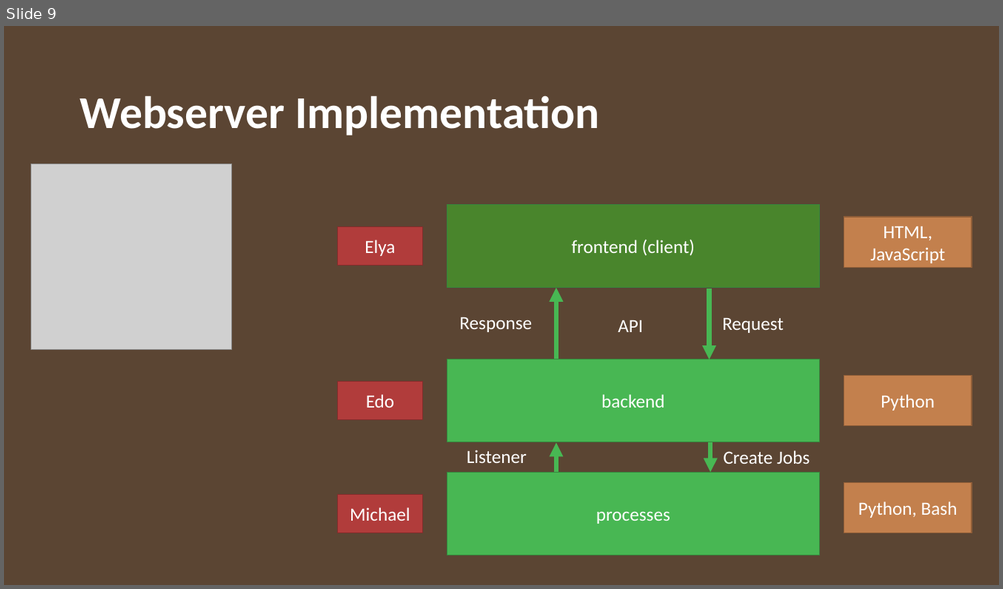
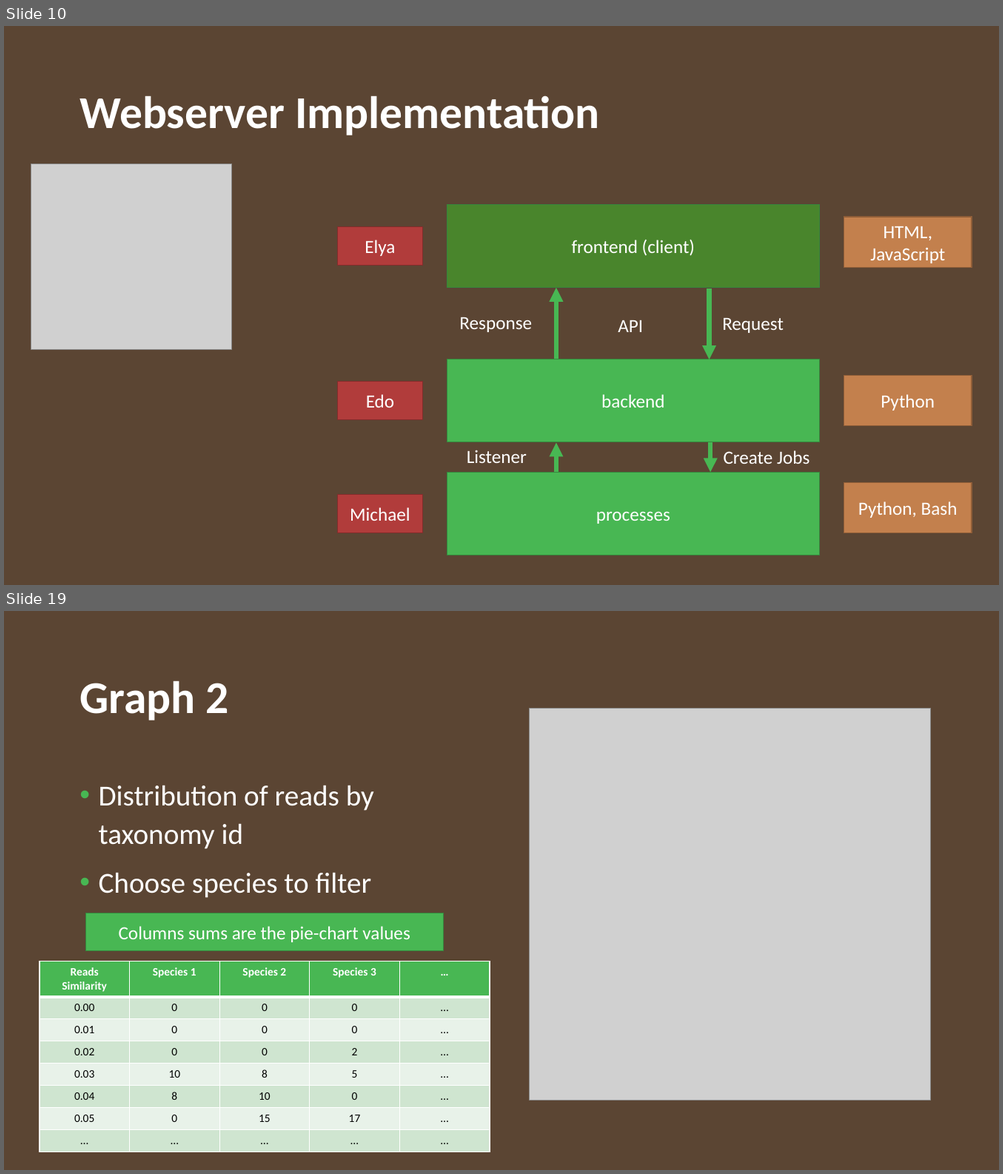
Before and after one commit to JuanParker1/NgsReadClearEngine, a slide deck: design/GenomeFltr_Server_1.pptx. Shown one above the other, each under a label of ours: slide 9 before the commit, slides 10 and 19 after it; the slides between them are not shown. The pictures are 1003x589 and 1003x1174 pixels, drawn with LibreOffice and Linux fonts; fonts in the diff are those of the drawing; grey boxes stand for pictures; background and template pictures are left out. Boxes give left, top, right and bottom in pixels: in the first picture for what was removed or moved away, otherwise in the second. Text is boxed around its words. In the diff, an @@ line names an element or a change of style, - is before the commit and + after.

```diff
--- a/design/GenomeFltr_Server_1.pptx
+++ b/design/GenomeFltr_Server_1.pptx
@@ slide 19 added at (4, 611, 999, 1170), background #FFFFFF; not listed: 1 template element that a slide beside it also shows @@
@@ title added at (79, 681, 229, 721), 44 pt, text #FFFFFF, bold @@
+Graph 2
@@ picture added at (529, 708, 930, 1100) @@
@@ text added at (99, 785, 374, 898), 28 pt, text #FFFFFF @@
+• Distribution of reads by taxonomy id
+• Choose species to filter
@@ rectangle added at (85, 913, 444, 951), fill #48B753, outline #35873D 1 pt, 18 pt, text #FFFFFF @@
+Columns sums are the pie-chart values
@@ table added at (40, 962, 491, 1152), 8 rows, 5 columns @@
+Reads Similarity | Species 1 | Species 2 | Species 3 | …
+0.00 | 0 | 0 | 0 | …
+0.01 | 0 | 0 | 0 | …
+0.02 | 0 | 0 | 2 | …
+0.03 | 10 | 8 | 5 | …
+0.04 | 8 | 10 | 0 | …
+0.05 | 0 | 15 | 17 | …
+… | … | … | … | …
@@ what was slide 9 is now slide 10 @@
```
Also in this commit, not shown: 2 slides changed, 14 other slides added, 1 slide removed, 1 other file.
